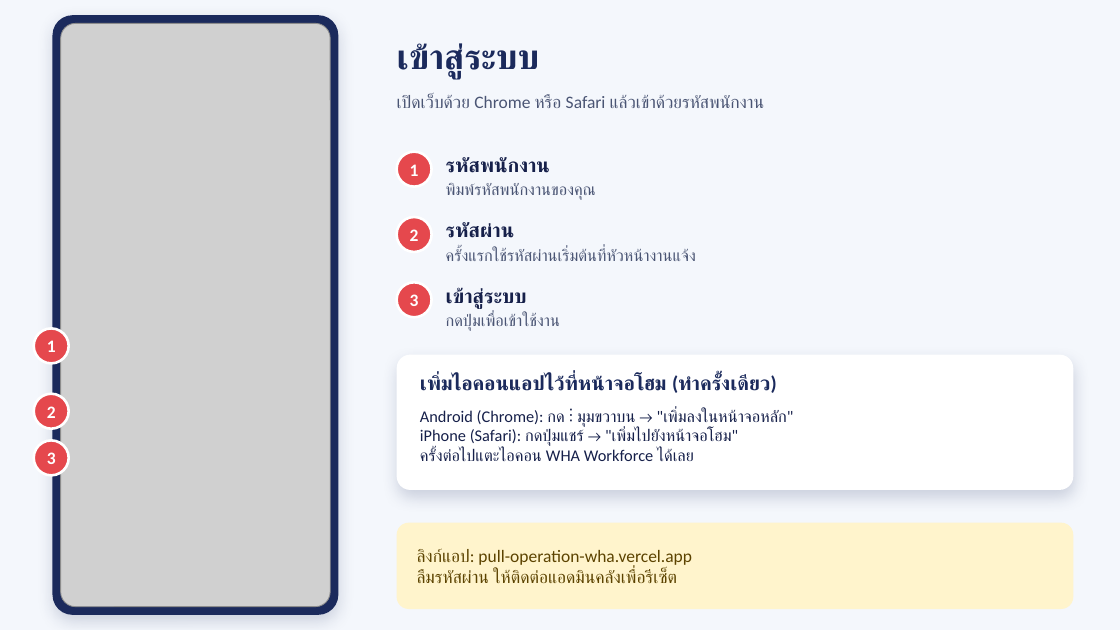
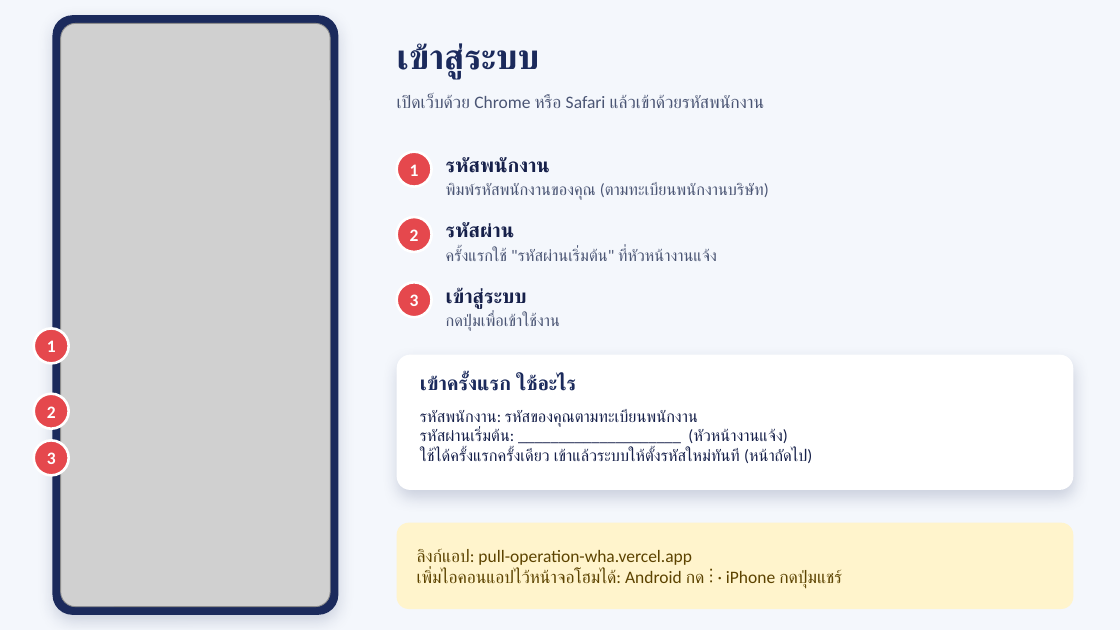
Before and after one commit to pcgwarehouse5-pixel/pull-operation-wha, a slide deck: slide 2 of docs/คู่มือการใช้งานแอป-พนักงาน.pptx. Drawn at 1120x630 pixels with LibreOffice and Linux fonts; fonts in the diff are those of the drawing; grey boxes stand for pictures. Boxes give left, top, right and bottom in pixels: in the first picture for what was removed or moved away, otherwise in the second. Text is boxed around its words. In the diff, an @@ line names an element or a change of style, - is before the commit and + after.

```diff
--- a/docs/คู่มือการใช้งานแอป-พนักงาน.pptx
+++ b/docs/คู่มือการใช้งานแอป-พนักงาน.pptx
@@ text at [446,182,768,200]: text changed @@
-พิมพ์รหัสพนักงานของคุณ
+พิมพ์รหัสพนักงานของคุณ (ตามทะเบียนพนักงานบริษัท)
@@ text at [446,249,717,261]: text changed @@
-ครั้งแรกใช้รหัสผ่านเริ่มต้นที่หัวหน้างานแจ้ง
+ครั้งแรกใช้ "รหัสผ่านเริ่มต้น" ที่หัวหน้างานแจ้ง
@@ text at [420,375,577,391]: text changed @@
-เพิ่มไอคอนแอปไว้ที่หน้าจอโฮม (ทำครั้งเดียว)
+เข้าครั้งแรก ใช้อะไร
@@ text at [420,410,812,463]: text changed @@
-Android (Chrome): กด ⋮ มุมขวาบน → "เพิ่มลงในหน้าจอหลัก"
-iPhone (Safari): กดปุ่มแชร์ → "เพิ่มไปยังหน้าจอโฮม"
-ครั้งต่อไปแตะไอคอน WHA Workforce ได้เลย
+รหัสพนักงาน: รหัสของคุณตามทะเบียนพนักงาน
+รหัสผ่านเริ่มต้น: ____________________ (หัวหน้างานแจ้ง)
+ใช้ได้ครั้งแรกครั้งเดียว เข้าแล้วระบบให้ตั้งรหัสใหม่ทันที (หน้าถัดไป)
@@ text in rounded rectangle at [417,549,842,587]: text changed @@
-ลิงก์แอป: pull-operation-wha.vercel.app
-ลืมรหัสผ่าน ให้ติดต่อแอดมินคลังเพื่อรีเซ็ต
+ลิงก์แอป: pull-operation-wha.vercel.app
+เพิ่มไอคอนแอปไว้หน้าจอโฮมได้: Android กด ⋮ · iPhone กดปุ่มแชร์
```
Also in this commit, not shown: 7 other slides changed, 2 slides added.
